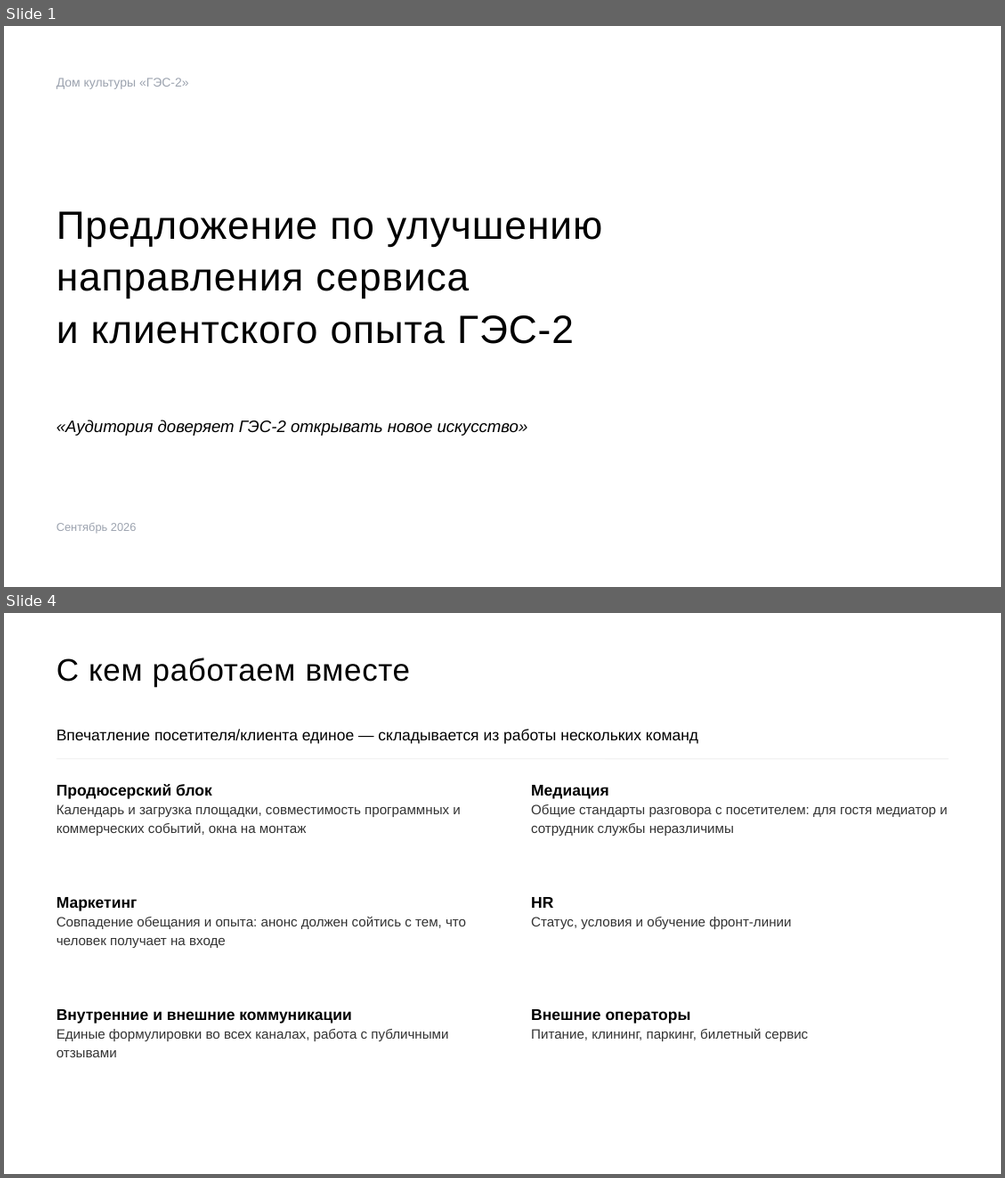
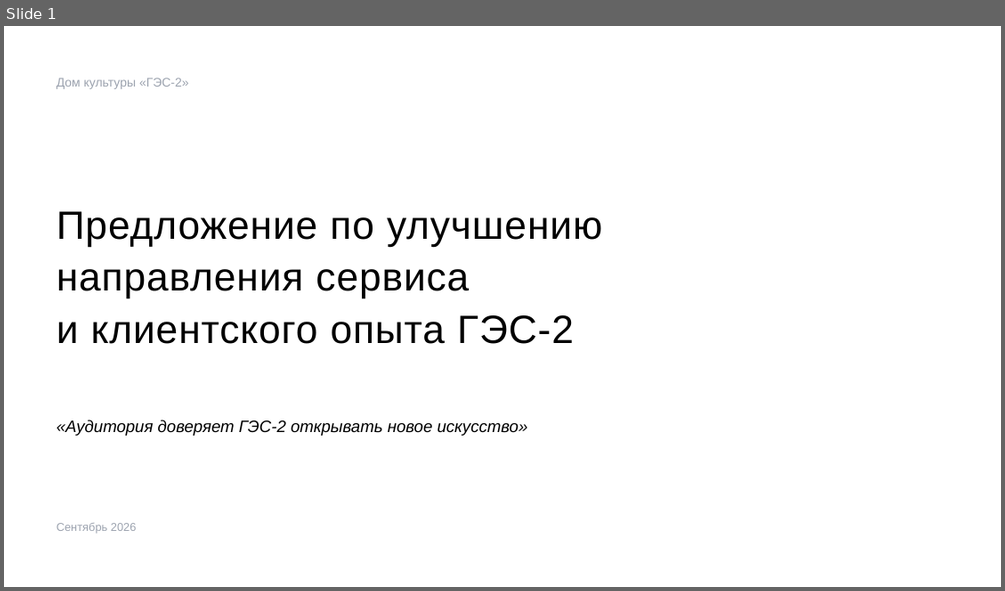
Before and after one commit to skrasin/ges-2, a slide deck: docs/strategy/ges2-service-cx-proposal.pptx. Shown one above the other, each under a label of ours: slides 1 and 4 before the commit, slide 1 after it; the slides between them are not shown. The pictures are 1005x1178 and 1005x591 pixels, drawn with LibreOffice and Linux fonts; fonts in the diff are those of the drawing. Boxes give left, top, right and bottom in pixels: in the first picture for what was removed or moved away, otherwise in the second. Text is boxed around its words. In the diff, an @@ line names an element or a change of style, - is before the commit and + after.

```diff
--- a/docs/strategy/ges2-service-cx-proposal.pptx
+++ b/docs/strategy/ges2-service-cx-proposal.pptx
@@ slide 4 removed at [4,613,1001,1174], background #FFFFFF @@
@@ text removed at [57,657,411,687] @@
-С кем работаем вместе
@@ text removed at [57,729,698,744] @@
-Впечатление посетителя/клиента единое — складывается из работы нескольких команд
@@ line removed from (57, 759) to (948, 759) @@
@@ text removed at [57,784,460,835] @@
-Продюсерский блок
-Календарь и загрузка площадки, совместимость программных и коммерческих событий, окна на монтаж
@@ text removed at [531,785,947,835] @@
-Медиация
-Общие стандарты разговора с посетителем: для гостя медиатор и сотрудник службы неразличимы
@@ text removed at [57,897,466,948] @@
-Маркетинг
-Совпадение обещания и опыта: анонс должен сойтись с тем, что человек получает на входе
@@ text removed at [531,897,791,929] @@
-HR
-Статус, условия и обучение фронт-линии
@@ text removed at [57,1009,448,1057] @@
-Внутренние и внешние коммуникации
-Единые формулировки во всех каналах, работа с публичными отзывами
@@ text removed at [531,1009,808,1041] @@
-Внешние операторы
-Питание, клининг, паркинг, билетный сервис
```
Also in this commit, not shown: 10 slides changed, 8 other files.
